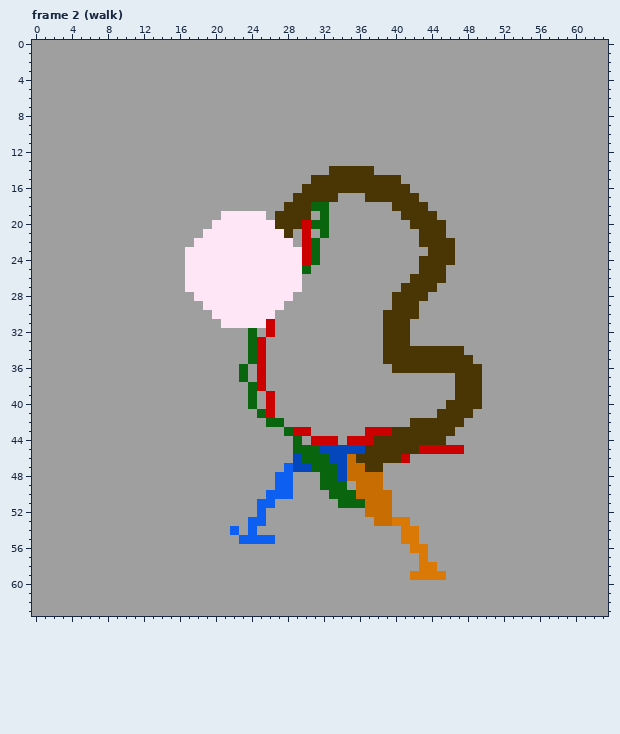
File history of a pixel-art file, Art/Sprites/flor-malvada.ase. The picture above is the old version.
64x64 pixels, 16 frames. Colours within 5 levels of each other are drawn and written as one. Shown: frame 2 (walk). The commit also changed other frames, which this record leaves out.
And afterwards:
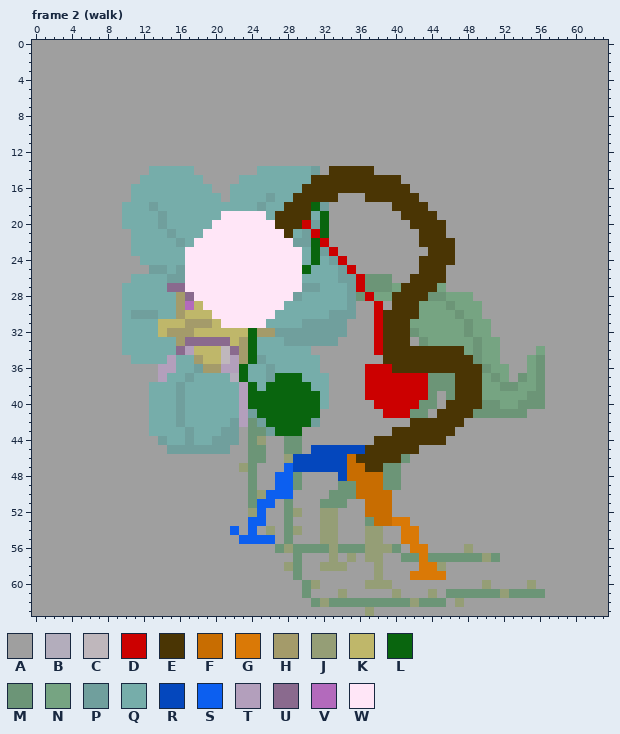
Palette (. is transparent): A #9f9f9f  B #b3adbc  C #bfb7bc  D #cc0000  E #4a3504  F #c86d01  G #da7906  H #a49b6a  J #959e76  K #bfb76a  L #09650e  M #6c9577  N #76a482  P #709f9d  Q #76adaa  R #0447bd  S #0c5ff0  T #b39fbc  U #8a6a8e  V #b36abc  W #ffe6f7
Commit message: 🎨 dinamica bracos da florzinha
The exact change:
layer "florzinha" now shown
Changed rows in their new state; - is an unchanged pixel.
Frame 2 (walk), layers "braco frontal", "braco traseiro", "florzinha":
first column x 10:
14 ---QQQQQ-------QQQQQQP-------------------------
15 --QQQQQQQ----QQQQQQQQ--------------------------
16 -QQQQQQQQQ--QQQQQQQQ---------------------------
17 -QQQQQQQQQQ-QQQQPQQ----------------------------
18 QQQPQQQQQQQQQQQPQQ----P------------------------
19 QQQQPQQQQQQ-----Q----Q-------------------------
20 QQQQPQQQQQ-----------P-------------------------
21 -QQQQPQQQ----------QPD-------------------------
22 -QQQQQPQ-----------PP-D------------------------
23 -QQQQQQ-------------Q-PD-----------------------
24 --QQQQQ-------------Q-QPD----------------------
25 ---PPQP--------------QQQPD---------------------
26 -QQQQPP-------------QQQQPPDMMM-----------------
27 QQQQQUU-------------PPQQQPDMMMN----N-----------
28 QQQQQQHU-----------PQQQQQPMDNN----MMNNN--------
29 QQQQQQHVK---------QQQQQQQP--D----NNNMNNN-------
30 QPPPQQHKKK-------QQQQQQPPP--D----NNNNMNN-------
31 QQQQKKKHHHK-----QQQQPPPPP---D---NNNNNNMNN------
32 QQQQKHHHKKKKKK-HHPPPPPPPP---D---MNNNNNMNN------
33 QQQQQQHUUUUUKH-QQQPPPPPP----D----MNNNNNMNN-----
34 QQQQQQUTKKKCUH-QQQQQQ-------D---------NMNN----N
35 -QQQQTQQHKKCTH-PQQQQQQ-----------------MNN---NM
36 ----TTQQPHHTT-QQPQQQQQ-----DDD----------MNN--NM
37 ----TQQPQQQQB-QQPLLLQQQ----DDDDDDDMMM---NMN-MNM
38 ---QQQPQQQQQQT-QLLLLLQQ----DDDDDDDMMM---NNMMNNM
39 ---QQQPQQQQQQT-LLLLLLLQ----DDDDDDDM-M---NNNNNMM
40 ---QQQPQQQQQQT-LLLLLLLQ-----DDDDDMM-----MMNNMMM
41 ---QQQPQQQQQQTP-LLLLLL-------DDDMM-----MMMMMM--
42 ---QQQPQQQQQPTMP--LLLP-------------------------
43 ---QQQQPQQQPP-MMPL-LA------AAA-----------------
44 ----PQQPQQPPP-MJ--MM-AAA-AAA-------------------
45 -----PPPPPPP--MM--MMAR-----------AAAAA---------
46 --------------MM--J-RRR--------M---------------
47 -------------JM------RRR-----MM----------------
48 --------------M----M--AA-----MM----------------
49 --------------M----M--AAMM---MM----------------
50 --------------MJ-------MMM---------------------
51 --------------M---M---MMMAA--------------------
52 --------------J---MJ--JJ-----------------------
53 ------------------M---JJ---M-------------------
54 ----------------J-MJ--JJ---JJ------------------
55 ------------------M---JJ---JJ------------------
56 -----------------MJMMMMJMMMJJJM-------J--------
57 -------------------M---J-J-JJ--MM-MMMMMMJM-----
58 ------------------JM--JJJ---J------J-----------
59 -------------------M--------J------------------
60 --------------------MJ-----JJJ----------J----J-
61 --------------------M---J-----J---J-MMMMMMJMMMM
62 ---------------------MJMMMMMMMMMJMMM-J---------
63 ---------------------------J-------------------
